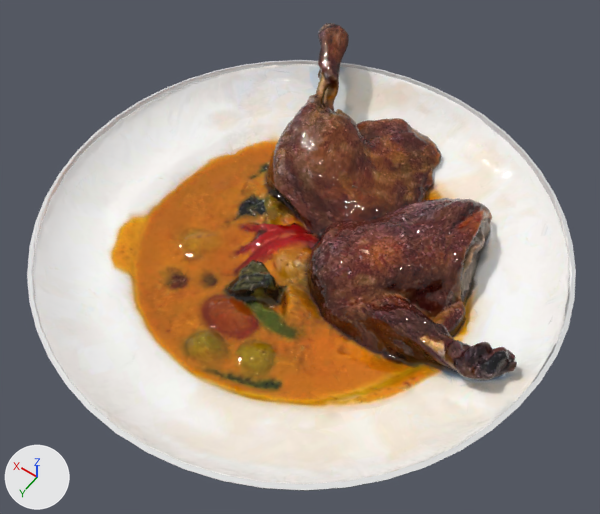
One commit to the glTF model Plato_06.glb: the scene before it, then after it.
Before and after are seen from a 50 mm camera at (-0.153, 0.216, 0.345) aimed at (-0.01, 0.016, 0.031). The axes (+X, +Y, +Z) are drawn at lower left. The lights are the same throughout. The picture after the commit comes second. Where no turn or scale is listed for an object, it has been applied to the vertices. Vertices at exactly the same position are counted once.

Names of what the first picture shows: 'Duck Curry Decimate', 'White Ring Plate'.
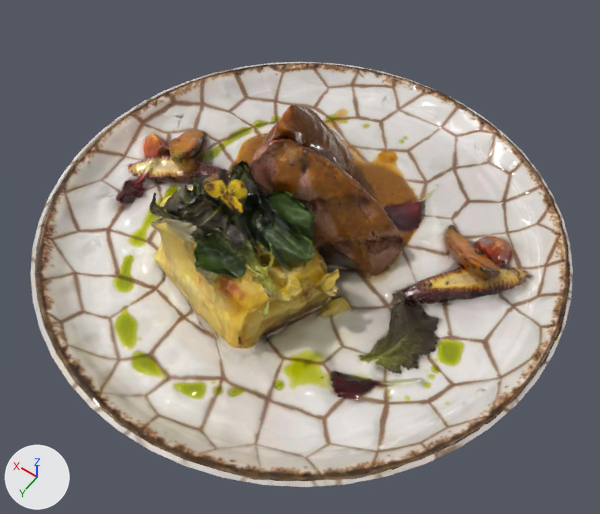
Boxes [x1, y1, x2, y2] around the edits, measured in the pictures (600 x 514 px):
'Duck Curry Decimate', deleted: before [33, 23, 569, 484]
'Alpaca Steak Shrink', added: after [35, 63, 570, 481]
'White Ring Plate', reshaped, moved, rescaled (mostly hidden): before [27, 60, 576, 491]; after [30, 62, 573, 487]

Diff of the bpy script that builds the scene:
```diff
--- a/Plato_06.glb.py
+++ b/Plato_06.glb.py
@@ img_plate_diffuse @@
+img_plate_diffuse = load_image('Plate_Diffuse', '_unpacked/Plate_Diffuse', 1024, 1024, 'sRGB')
@@ img_roughness_002 @@
+img_roughness_002 = load_image('Roughness_002', '_unpacked/Roughness_002', 512, 512, 'Non-Color')
@@ img_normals @@
+img_normals = load_image('Normals', '_unpacked/Normals', 512, 512, 'Non-Color')
@@ img_diffuse @@
+img_diffuse = load_image('Diffuse', '_unpacked/Diffuse', 2048, 2048, 'sRGB')
@@ mat_burrataplate_003 @@
+mat_burrataplate_003 = principled_material('BurrataPlate.003')
+mat_burrataplate_003.texture = img_plate_diffuse
+mat_burrataplate_003.roughness = 0.277
@@ mat_material_0_002 @@
+mat_material_0_002 = bpy.data.materials.new('Material_0.002')
+# uses the picture img_diffuse
+# uses the picture img_normals
+# uses the picture img_roughness_002
@@ me_circle_ancient_plate_0_009 @@
 # used by ob_white_ring_plate; location = (0.0011, -0.0013, -0.0055); scale = (1.03, 1.03, 1.19)
-me_circle_ancient_plate_0_009.from_pydata(...)  # 888 vertices, 1776 faces; spans x -0.13..0.13, y -0.13..0.13, z 0.006..0.026
-me_circle_ancient_plate_0_009.materials.append(mat_white_ringplate)  # white #ffffff
+me_circle_ancient_plate_0_009.from_pydata(...)  # 500 vertices, 996 faces; spans x -0.132..0.132, y -0.132..0.132, z 0.007..0.027
+# me_circle_ancient_plate_0_009 part 1: 888 vertices removed from x -0.13..0.13, y -0.13..0.13, z 0.006..0.026; 500 vertices added at x -0.132..0.132, y -0.132..0.132, z 0.007..0.027
+me_circle_ancient_plate_0_009.materials.append(mat_burrataplate_003)  # picture img_plate_diffuse
@@ me_mesh_0_046 @@
+me_mesh_0_046.from_pydata(...)  # 11666 vertices, 23125 faces; spans x -0.131..0.131, y -0.13..0.13, z 0.016..0.094
+me_mesh_0_046.materials.append(mat_material_0_002)
@@ ob_white_ring_plate @@
 ob_white_ring_plate = bpy.data.objects.new('White Ring Plate', me_circle_ancient_plate_0_009)
-ob_white_ring_plate.location = (0.0011, -0.0013, -0.0055)
-ob_white_ring_plate.scale = (1.03, 1.03, 1.19)
+ob_white_ring_plate.location = (0.0, 0.0, 0.0)
@@ ob_duck_curry_decimate @@
-ob_duck_curry_decimate = bpy.data.objects.new('Duck Curry Decimate', me_mesh_0_004)
-ob_duck_curry_decimate.location = (-0.0003, -0.0002, 0.0071)
@@ ob_alpaca_steak_shrink @@
+ob_alpaca_steak_shrink = bpy.data.objects.new('Alpaca Steak Shrink', me_mesh_0_046)
+ob_alpaca_steak_shrink.location = (0.0, 0.0, 0.0)
```
